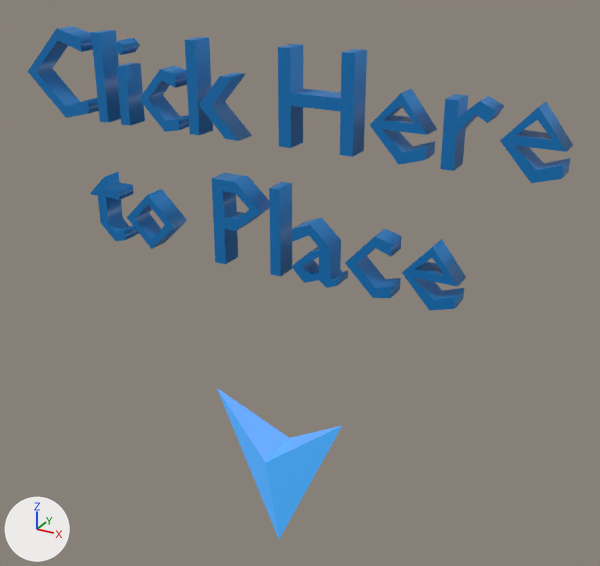
The glTF model media/gltf/reticle/reticle1.gltf, before and after one commit.
Both versions are drawn from a camera (50 mm lens) standing at (1.29, -2.17, 2.2) and looking at (0.03, 0.1, 1.06). The axes (+X, +Y, +Z) are drawn at lower left. The lights are the same throughout. Where no turn or scale is listed for an object, it has been applied to the vertices.

The older version as bpy lines, for what is in view:
```python
me_arrow_model_mesh_001 = bpy.data.meshes.new('arrow_model-mesh.001')
me_arrow_model_mesh_001.from_pydata([(0.001, 0.001, 0.108), (0.001, -0.086, 0.52), (0.258, 0.001, 0.706), (0.001, 0.001, 0.52), (0.001, 0.089, 0.52), (-0.255, 0.001, 0.706)], [], [(2, 1, 0), (3, 2, 1), (2, 3, 4), (3, 5, 4), (0, 4, 5), (4, 2, 0), (0, 4, 3), (1, 3, 0), (1, 3, 5), (5, 1, 0)])
me_arrow_model_mesh_001.materials.append(mat_arrow_material_001)  # blue #9f9aff
me_text_001 = bpy.data.meshes.new('Text.001')
me_text_001.from_pydata(...)  # 332 vertices, 616 faces; spans x -2.27..2.07, y 2.59..4.29, z -0.09..0.09
me_text_001.materials.append(mat_material_001)  # blue #0073ba
ob_arrow_model_001 = bpy.data.objects.new('arrow_model.001', me_arrow_model_mesh_001)
ob_arrow_model_001.location = (-0.003, -0.001, -0.086)
ob_text_002 = bpy.data.objects.new('Text.002', me_text_001)
ob_text_002.location = (-0.003, 0.0, 0.029)
ob_text_002.rotation_euler = (1.571, 0.0, 0.0)  # degrees (90, 0, 0)
ob_text_002.scale = (0.427, 0.427, 0.427)
```
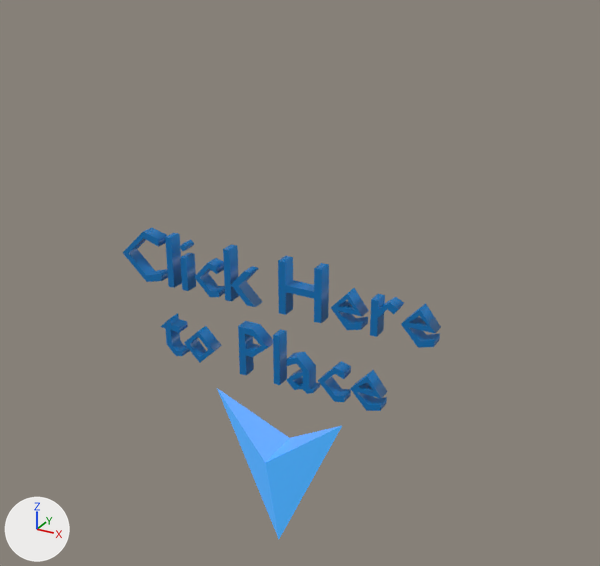
What differs and where, as boxes (x1, y1, x2, y2) in the pictures (600 x 566 px):
'Text.002', moved, rescaled (42% narrower, 35% shorter): before (28, 26, 573, 310); after (123, 228, 441, 411)

What the commit changed:
Object 'Text.002' (ob_text_002) moves from (-0.003, 0.0, 0.029) to (-0.003, 0.0, 0.008).
Object 'Text.002' (ob_text_002) is rescaled from (0.427, 0.427, 0.427) to (0.275, 0.275, 0.275).
